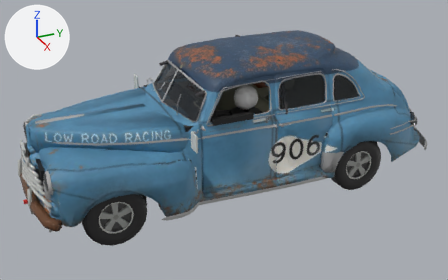
Before and after pictures for a commit that changed the glTF model public/cars/field/models/906.glb.
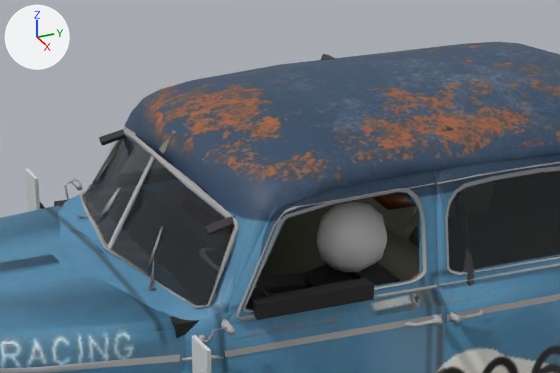
Each version appears first whole from a 50 mm lens placed at (6.21, -2.7, 3.67), pointed at (0.06, 0.07, 0.6), and next in a close-up on the part from 28% to 71% of the width and 6% to 52% of the height. Arrows for +X, +Y and +Z are at upper left; the lights stay in place. The last two pictures show the newer version. Vertices at exactly the same position are counted once.

Objects in the first close-up: 'body'.
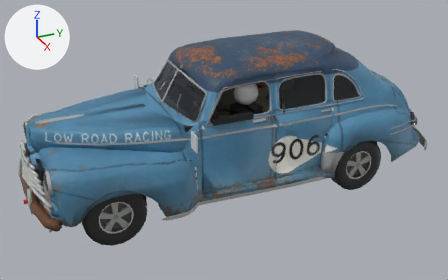
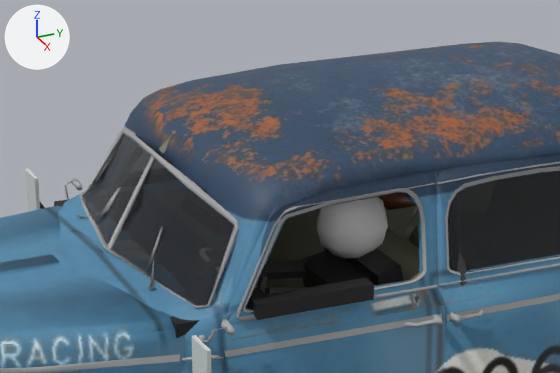
Where the change shows, as pixel boxes [x1, y1, x2, y2] in the close-ups (560 x 373 px; the box of a moved part takes in the faces that stretch with it):
```json
{"part": 1, "of": "me_body_mesh", "change": "moved or reshaped", "before": [324, 262, 400, 285], "after": [324, 247, 404, 285]}
{"part": 2, "of": "me_body_mesh", "change": "moved or reshaped", "before": [303, 264, 352, 288], "after": [303, 250, 372, 287]}
{"part": 3, "of": "me_body_mesh", "change": "moved or reshaped", "after": [264, 287, 308, 295], "on screen": "not visible before"}
{"part": 4, "of": "me_body_mesh", "change": "moved or reshaped", "before": [256, 273, 311, 293], "after": [258, 259, 311, 280]}
{"part": 5, "of": "me_body_mesh", "change": "moved or reshaped", "before": [317, 202, 387, 273], "after": [317, 197, 388, 258]}
{"part": 6, "of": "me_body_mesh", "change": "rebuilt", "before": [99, 128, 126, 146], "on screen": "not visible afterwards"}
{"part": 7, "of": "me_body_mesh", "change": "rebuilt", "before": [204, 128, 449, 237], "on screen": "not visible afterwards"}
{"part": 8, "of": "me_body_mesh", "change": "reshaped", "before": [321, 54, 474, 286], "after": [457, 253, 467, 286], "on screen": "mostly hidden"}
```

The change, as JSON lines over the scene's bpy script:
```json
{"block": "me_body_mesh", "where": "# used by ob_body; location = (0.0, 0.0, -0.03)"}
{"op": "remove", "block": "me_body_mesh", "code": "me_body_mesh.from_pydata(...)  # 6638 vertices, 9830 faces; spans x -1.05..1.05, y -2.26..2.78, z 0.22..1.77"}
{"op": "add", "block": "me_body_mesh", "code": "me_body_mesh.from_pydata(...)  # 6613 vertices, 9780 faces; spans x -1.05..1.05, y -2.26..2.78, z 0.22..1.77"}
{"block": "me_body_mesh", "change": "me_body_mesh part 1: the loose piece of 8 vertices spanning x 0.1..0.6, y 0.19..0.44, z 0.5..1.15 is moved by (0.0, 0.0, 0.06)"}
{"block": "me_body_mesh", "change": "me_body_mesh part 2: the loose piece of 8 vertices spanning x 0.17..0.53, y 0.07..0.37, z 0.52..1.09 is moved by (0.0, 0.0, 0.06)"}
{"block": "me_body_mesh", "change": "me_body_mesh part 3: the loose piece of 10 vertices spanning x 0.46..0.56, y -0.22..0.22, z 0.97..1.1 is moved by (0.0, 0.0, 0.06)"}
{"block": "me_body_mesh", "change": "me_body_mesh part 4: the loose piece of 10 vertices spanning x 0.15..0.25, y -0.22..0.22, z 0.97..1.1 is moved by (0.0, 0.0, 0.06)"}
{"block": "me_body_mesh", "change": "me_body_mesh part 5: the loose piece of 42 vertices spanning x 0.22..0.48, y 0.06..0.36, z 1.11..1.39 is moved by (0.0, 0.0, 0.06)"}
{"block": "me_body_mesh", "change": "me_body_mesh part 6: the loose piece of 10 vertices spanning x -0.59..-0.51, y -0.49..0.52, z 1.43..1.7 is rebuilt with 15 vertices and now spans x -0.64..-0.42, y -0.5..0.49, z 1.24..1.69"}
{"block": "me_body_mesh", "change": "me_body_mesh part 7: the loose piece of 10 vertices spanning x 0.51..0.6, y -0.49..0.52, z 1.43..1.7 is rebuilt with 15 vertices and now spans x 0.42..0.64, y -0.5..0.49, z 1.24..1.69"}
{"block": "me_body_mesh", "change": "me_body_mesh part 8"}
{"block": "me_body_mesh", "change": "72 vertices are removed from x -0.77..0.77, y 0.5..0.54, z 0.86..1.72"}
{"block": "me_body_mesh", "change": "146 faces are deleted"}
{"block": "me_body_mesh", "change": "37 vertices are added at x -0.76..0.76, y 0.47..0.51, z 0.87..1.72"}
{"block": "me_body_mesh", "change": "76 new faces join them, mat_car_users_cobyhartman_dev_probe_sim_tools_cars_kit_cache_import_906_derived_spec_py_livery (picture img_livery)"}
{"block": "me_body_mesh", "change": "other edits to the shape of me_body_mesh do not show in these pictures"}
```
